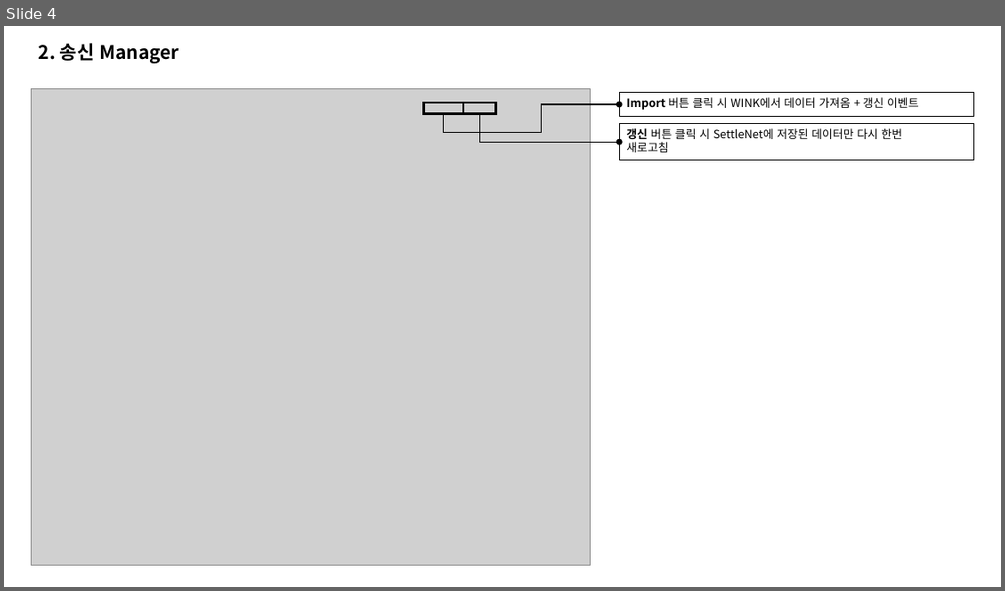
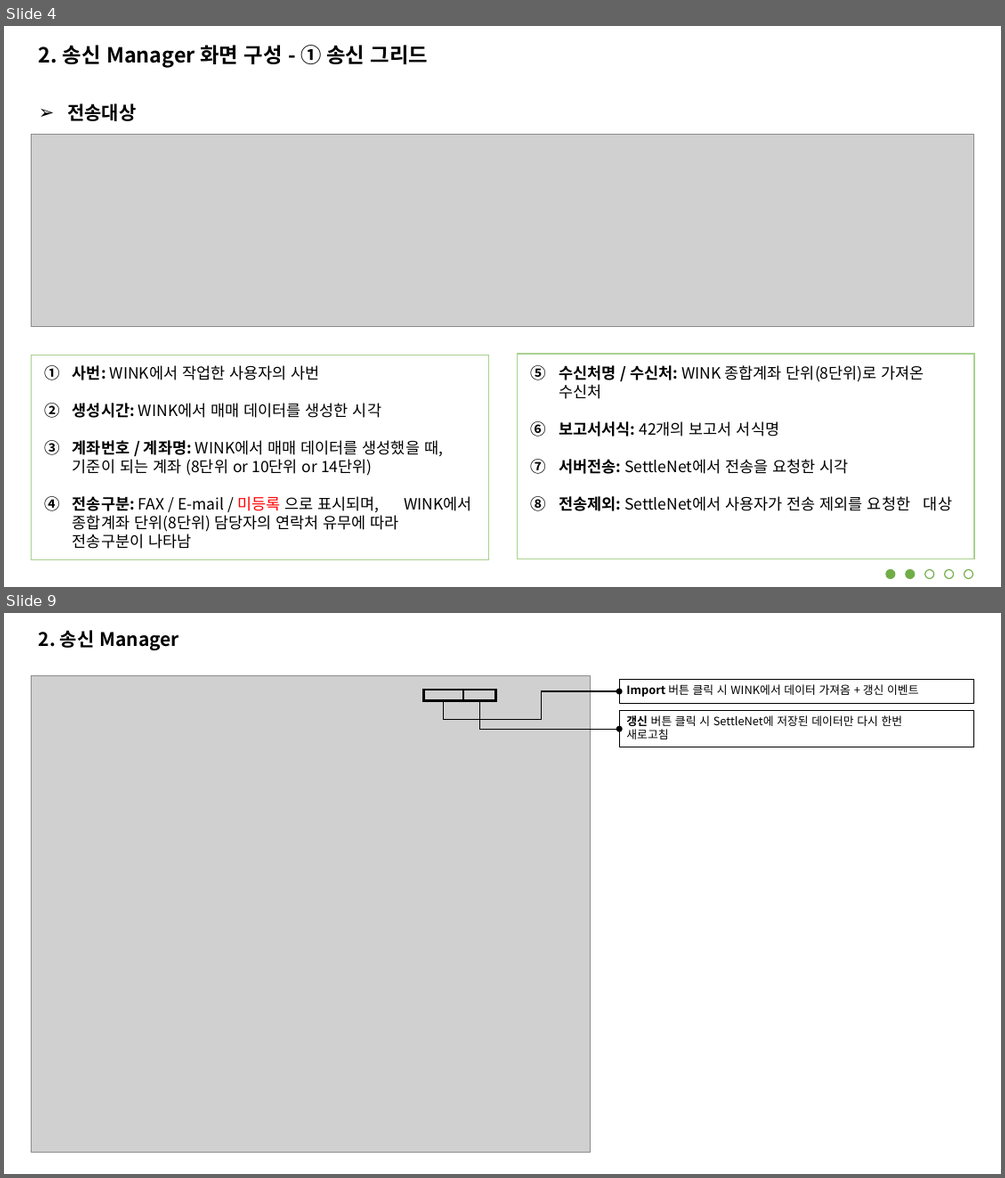
Before and after one commit to jungsoolee/HankookFI, a slide deck: 한투 금상 8801 송신 Manager Client Manual.pptx. Shown one above the other, each under a label of ours: slide 4 before the commit, slides 4 and 9 after it; the slides between them are not shown. The pictures are 1005x591 and 1005x1178 pixels, drawn with LibreOffice and Linux fonts; fonts in the diff are those of the drawing; grey boxes stand for pictures. Boxes give left, top, right and bottom in pixels: in the first picture for what was removed or moved away, otherwise in the second. Text is boxed around its words. In the diff, an @@ line names an element or a change of style, - is before the commit and + after.

```diff
--- a/한투 금상 8801 송신 Manager Client Manual.pptx
+++ b/한투 금상 8801 송신 Manager Client Manual.pptx
@@ slide 4 added at (4,26,1001,587), background #FFFFFF @@
@@ text added at (39,45,428,68), 20 pt, text #000000, bold @@
+2. 송신 Manager 화면 구성 - ① 송신 그리드
@@ text added at (67,103,136,121), 18 pt, text #000000, bold @@
+➢ 전송대상
@@ picture added at (32,135,974,327) @@
@@ rectangle added at (31,354,488,559), outline #A9D18E 1 pt @@
@@ text added at (73,365,472,548), 15 pt, text #000000 @@
+1. 사번: WINK에서 작업한 사용자의 사번
+2. 생성시간: WINK에서 매매 데이터를 생성한 시각
+3. 계좌번호 / 계좌명: WINK에서 매매 데이터를 생성했을 때, 기준이 되는 계좌 (8단위 or 10단위 or 14단위)
+4. 전송구분: FAX / E-mail / 미등록 으로 표시되며, WINK에서 종합계좌 단위(8단위) 담당자의 연락처 유무에 따라 전송구분이 나타남
@@ rectangle added at (517,354,974,558), outline #A9D18E 1 pt @@
@@ text added at (558,365,952,511), 15 pt, text #000000 @@
+5. 수신처명 / 수신처: WINK 종합계좌 단위(8단위)로 가져온 수신처
+6. 보고서서식: 42개의 보고서 서식명
+7. 서버전송: SettleNet에서 전송을 요청한 시각
+8. 전송제외: SettleNet에서 사용자가 전송 제외를 요청한 대상
@@ ellipse added at (886,570,896,579), fill #70AD47, outline #70AD47 1 pt @@
@@ ellipse added at (906,570,914,579), fill #70AD47, outline #70AD47 1 pt @@
@@ ellipse added at (925,570,934,579), outline #70AD47 1 pt @@
@@ ellipse added at (945,570,954,579), outline #70AD47 1 pt @@
@@ ellipse added at (964,570,973,579), outline #70AD47 1 pt @@
@@ what was slide 4 is now slide 9 @@
```
Also in this commit, not shown: 3 slides changed, 4 other slides added, 1 slide removed, 9 other files.
